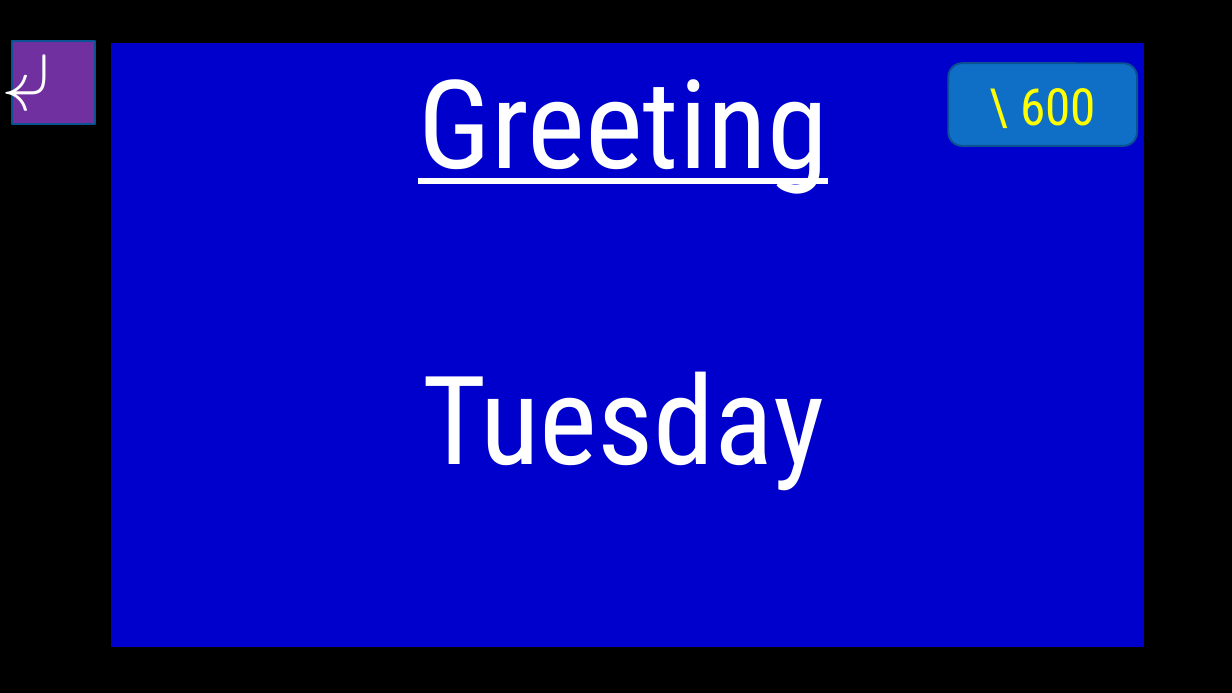
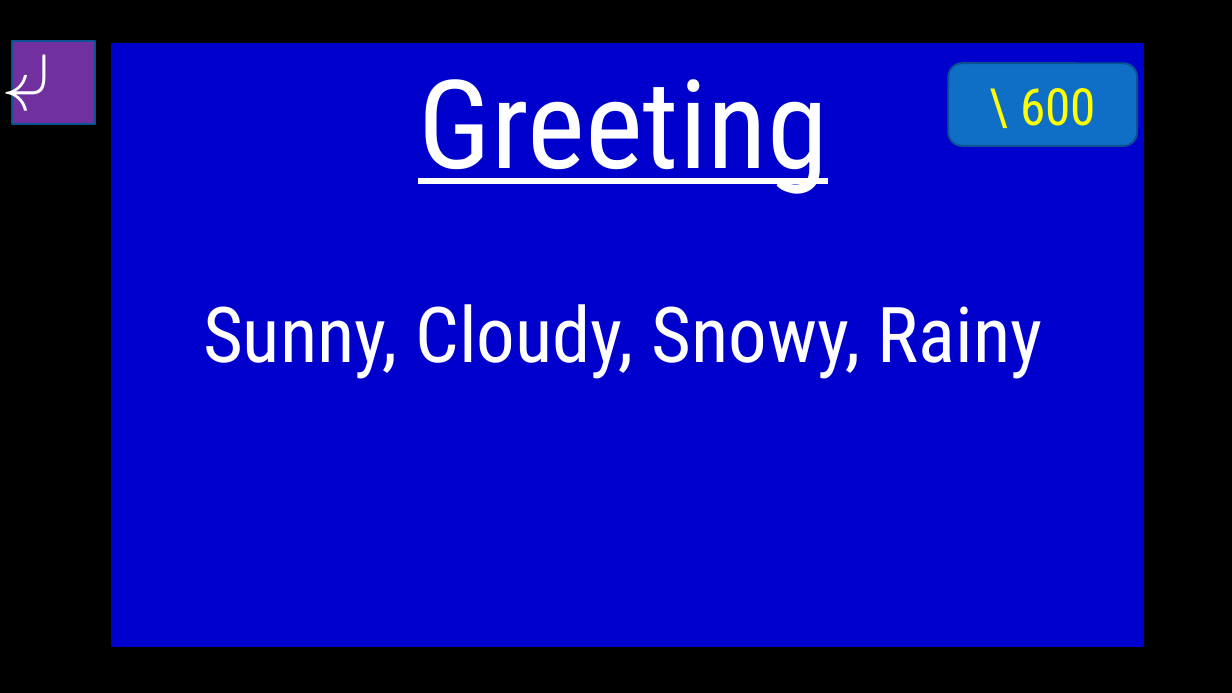
Before and after one commit to Gurichi/ALT_Materials, a slide deck: slide 8 of Jeopardy 5th Grade.pptx. Drawn at 1232x693 pixels with LibreOffice and Linux fonts; fonts in the diff are those of the drawing; background and template pictures are left out. Boxes give left, top, right and bottom in pixels: in the first picture for what was removed or moved away, otherwise in the second. Text is boxed around its words. In the diff, an @@ line names an element or a change of style, - is before the commit and + after.

```diff
--- a/Jeopardy 5th Grade.pptx
+++ b/Jeopardy 5th Grade.pptx
@@ text at (203,304,1043,379): text changed; size 96 to 60 pt @@
-Tuesday
+Sunny, Cloudy, Snowy, Rainy
```
Also in this commit, not shown: 40 other slides changed.
